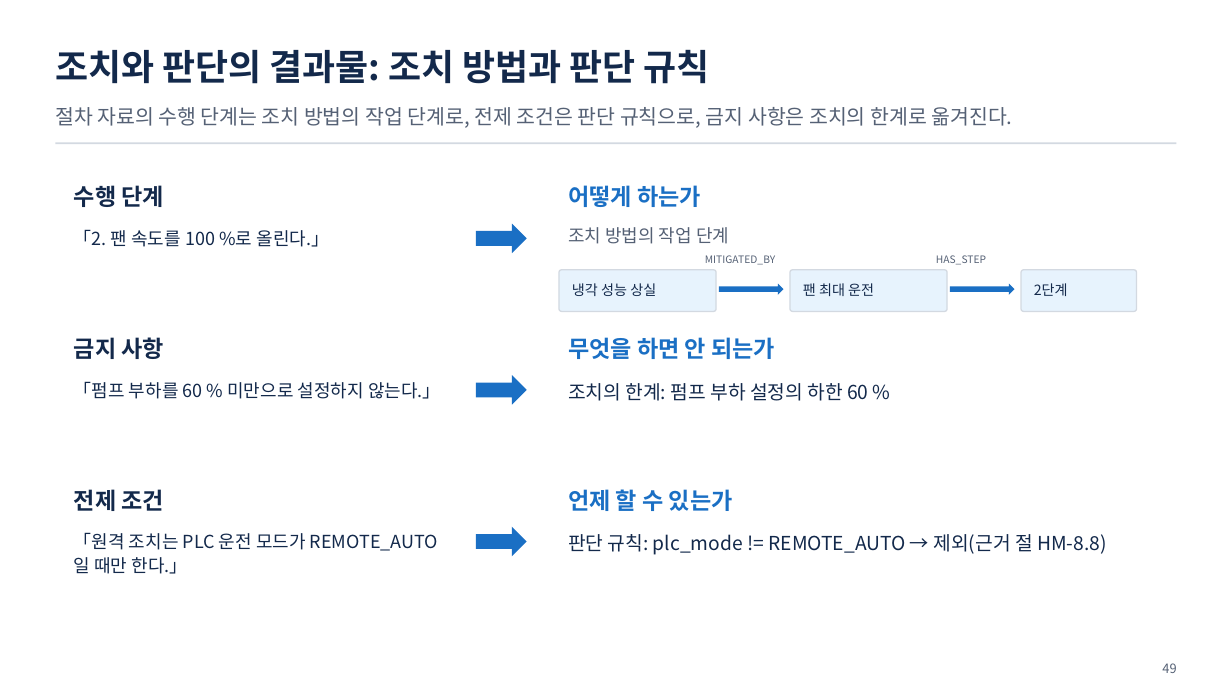
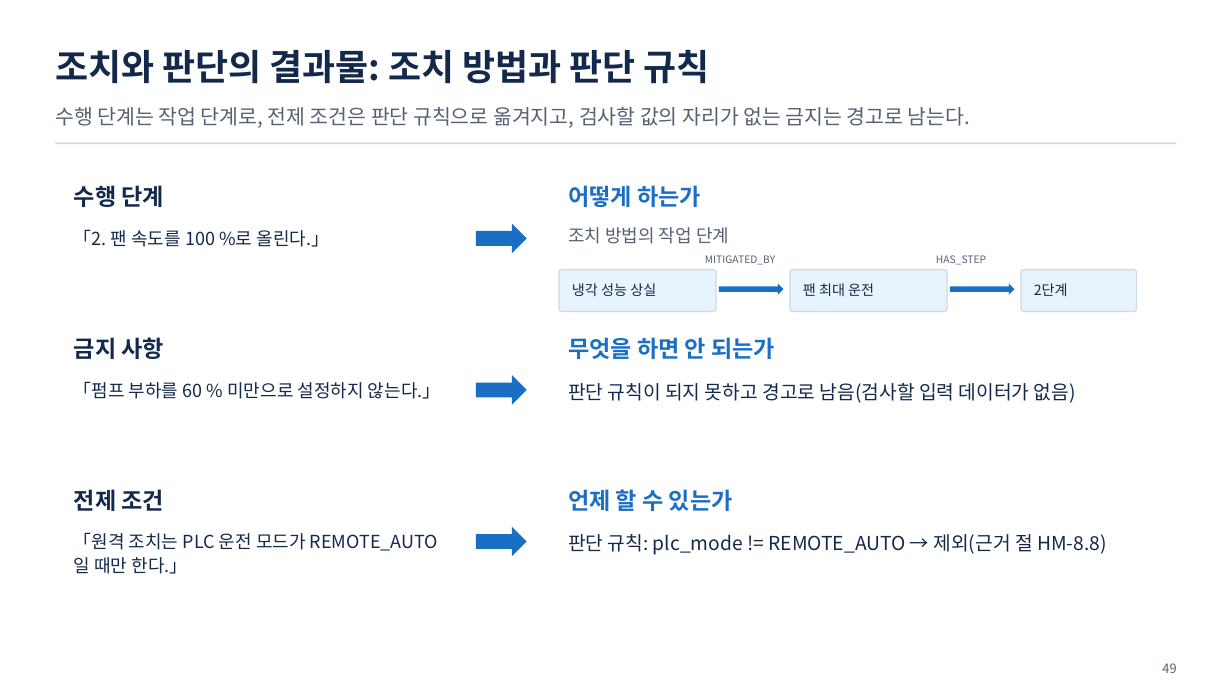
Before and after one commit to uengine-oss/hyd-iot-edu, a slide deck: slide 49 of 산출물/통합반/이론/04회차/통합반_04일차.pptx. Drawn at 1232x693 pixels with LibreOffice and Linux fonts; fonts in the diff are those of the drawing. Boxes give left, top, right and bottom in pixels: in the first picture for what was removed or moved away, otherwise in the second. Text is boxed around its words. In the diff, an @@ line names an element or a change of style, - is before the commit and + after.

```diff
--- a/산출물/통합반/이론/04회차/통합반_04일차.pptx
+++ b/산출물/통합반/이론/04회차/통합반_04일차.pptx
@@ text at bbox=[55, 107, 970, 128]: text changed @@
-절차 자료의 수행 단계는 조치 방법의 작업 단계로, 전제 조건은 판단 규칙으로, 금지 사항은 조치의 한계로 옮겨진다.
+수행 단계는 작업 단계로, 전제 조건은 판단 규칙으로 옮겨지고, 검사할 값의 자리가 없는 금지는 경고로 남는다.
@@ text at bbox=[568, 383, 1076, 403]: text changed @@
-조치의 한계: 펌프 부하 설정의 하한 60 %
+판단 규칙이 되지 못하고 경고로 남음(검사할 입력 데이터가 없음)
```
Also in this commit, not shown: 11 other slides changed, 5 other files.
